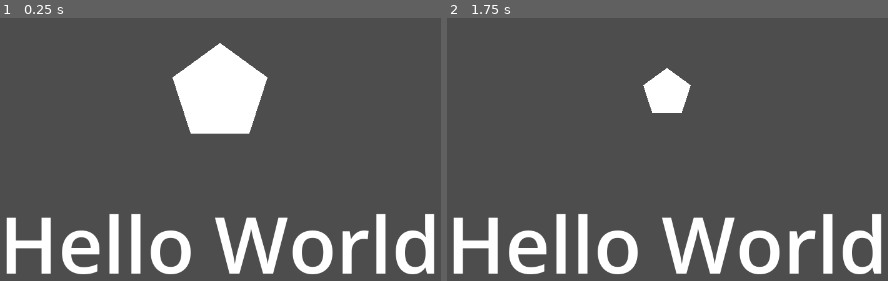
Above: before the commit, frames 1-2 (left to right).
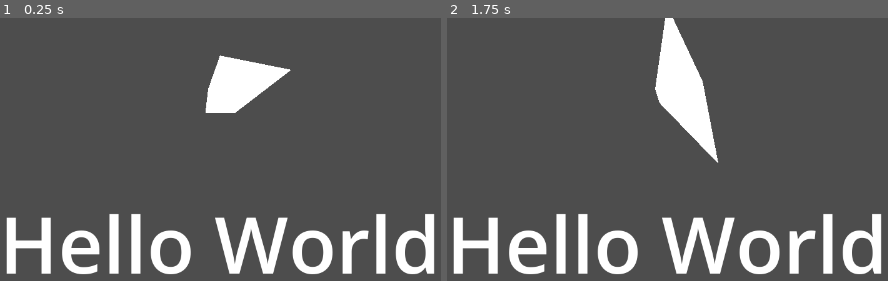
Above: after the commit, the same moments.

Repository: jakedruth/GGJ_2026
Game: Godot game, scene res://Scenes/DispatchScreen.tscn
Same seed, same stepped clock (60 frames per second), same inputs: the game is played once before the commit and once after it.
Inputs (mouse positions are in pixels of both pictures, inside the frame that each line leads up to):
- Up to frame 1 (0.25 s): no input
- Up to frame 2 (1.75 s): tap Enter at 0.5 s; move the mouse to (843, 220) at 0.52 s; click (843, 220) at 0.67 s; tap Space at 1.25 s; move the mouse to (508, 265) at 1.27 s; click (508, 265) at 1.42 s

The runs differ from the first frame. In frame 1, 3.5% of the frame differs, in the area x 39-66%, y 9-45%; in frame 2, 3.1%.

Commit message:
Tested the ratios with Dispatch game stats and results

Diff:
--- a/Resources/player_01.tres
+++ b/Resources/player_01.tres
@@ -4,9 +4,9 @@
 
 [resource]
 script = ExtResource("1_fsoxb")
-POW = 4
-SNK = 4
-SPD = 4
-CHA = 4
-INT = 4
+POW = 3
+SNK = 6
+SPD = 2
+CHA = 2
+INT = 1
 metadata/_custom_type_script = "uid://8mnpkj1dxmlk"
--- a/Resources/quest_01.tres
+++ b/Resources/quest_01.tres
@@ -4,9 +4,9 @@
 
 [resource]
 script = ExtResource("1_6uqer")
-POW = 2
-SNK = 2
-SPD = 2
-CHA = 2
-INT = 2
+POW = 7
+SNK = 3
+SPD = 7
+CHA = 1
+INT = 1
 metadata/_custom_type_script = "uid://8mnpkj1dxmlk"
--- a/Scripts/GameManager.gd
+++ b/Scripts/GameManager.gd
@@ -13,7 +13,6 @@
 	polygon2D.polygon = poly;
 
 	var result = characterStats.get_overlap_area_ratio(questStats)
-	result = questStats.get_overlap_area_ratio(characterStats)
 	print(result);
 
 	pass # Replace with function body.
